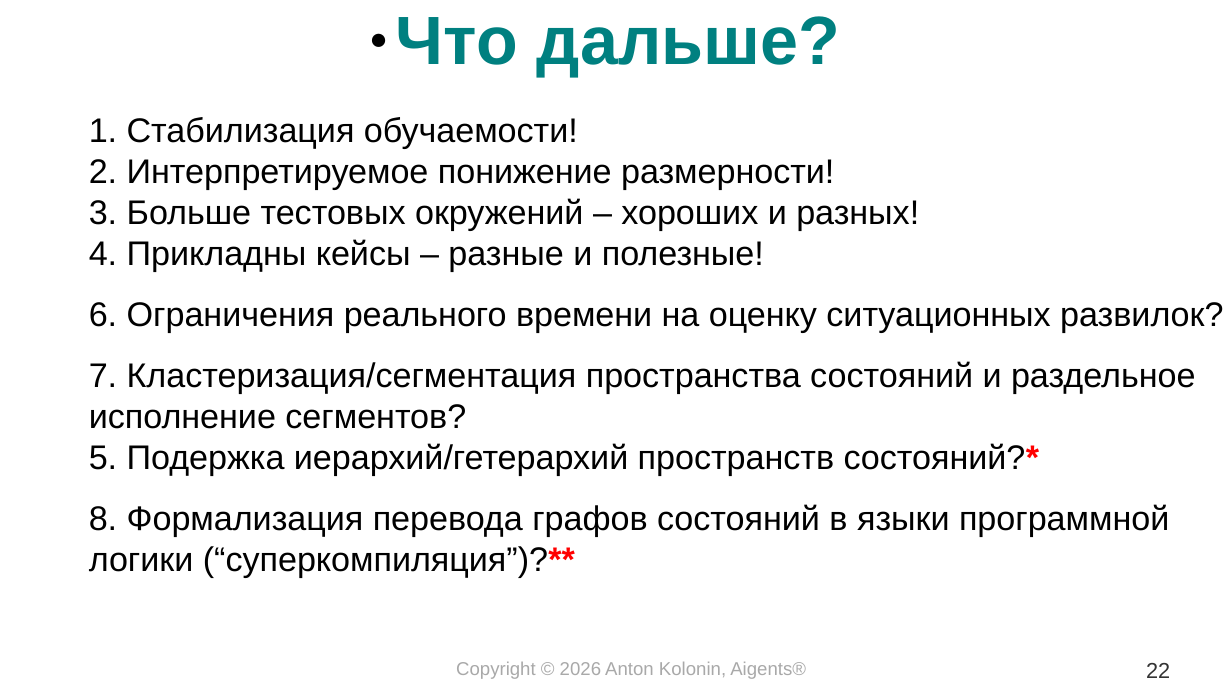
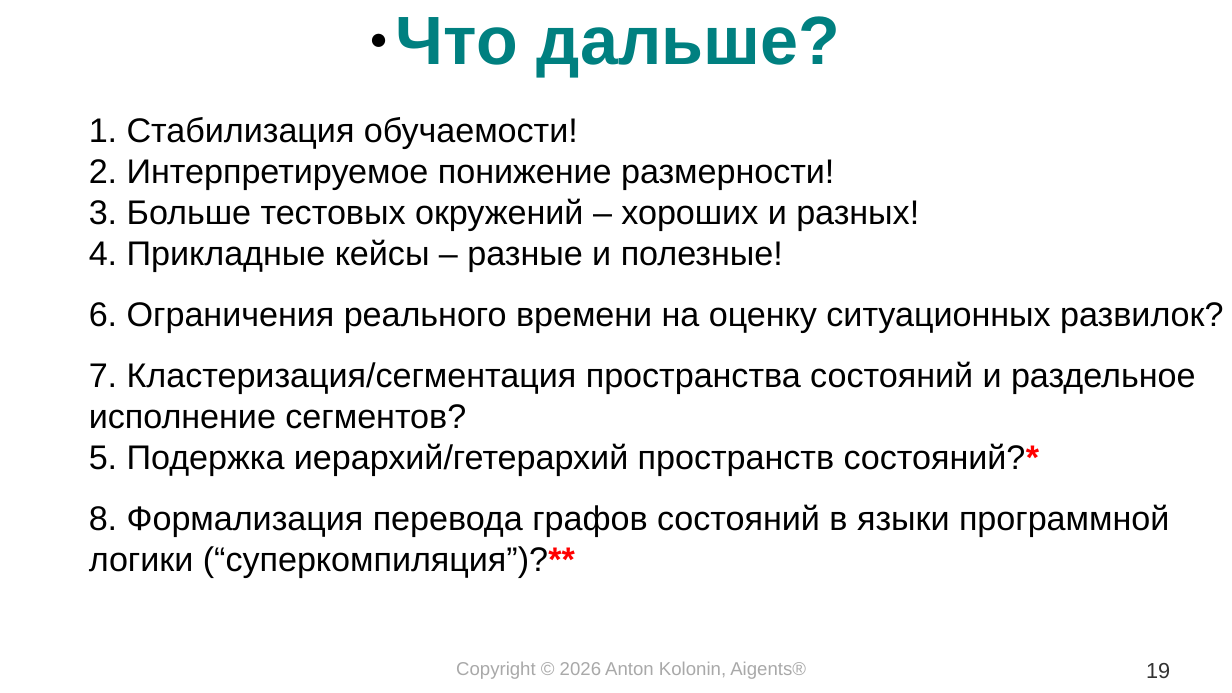
Before and after one commit to aigents/iai, a slide deck: slide 19 of docs/2026/interpretable_experiential_kolonin_datafest.odp (slide 22 before the commit). Drawn at 1232x693 pixels with LibreOffice and Linux fonts; fonts in the diff are those of the drawing. Boxes give left, top, right and bottom in pixels: in the first picture for what was removed or moved away, otherwise in the second. Text is boxed around its words. In the diff, an @@ line names an element or a change of style, - is before the commit and + after.

```diff
--- a/docs/2026/interpretable_experiential_kolonin_datafest.odp
+++ b/docs/2026/interpretable_experiential_kolonin_datafest.odp
@@ text at <box>89,239,783,272</box>: text changed @@
-4. Прикладны кейсы – разные и полезные!
+4. Прикладные кейсы – разные и полезные!
@@ page number at <box>1146,663,1170,678</box>: text changed @@
-22
+19
```
Also in this commit, not shown: 9 other slides changed, 2 slides removed, 5 other files.
